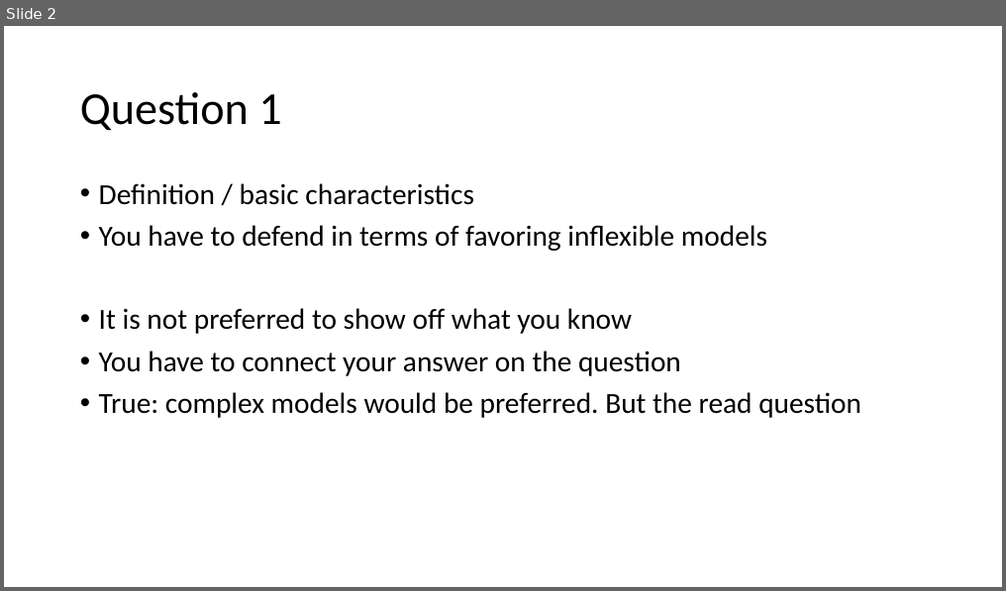
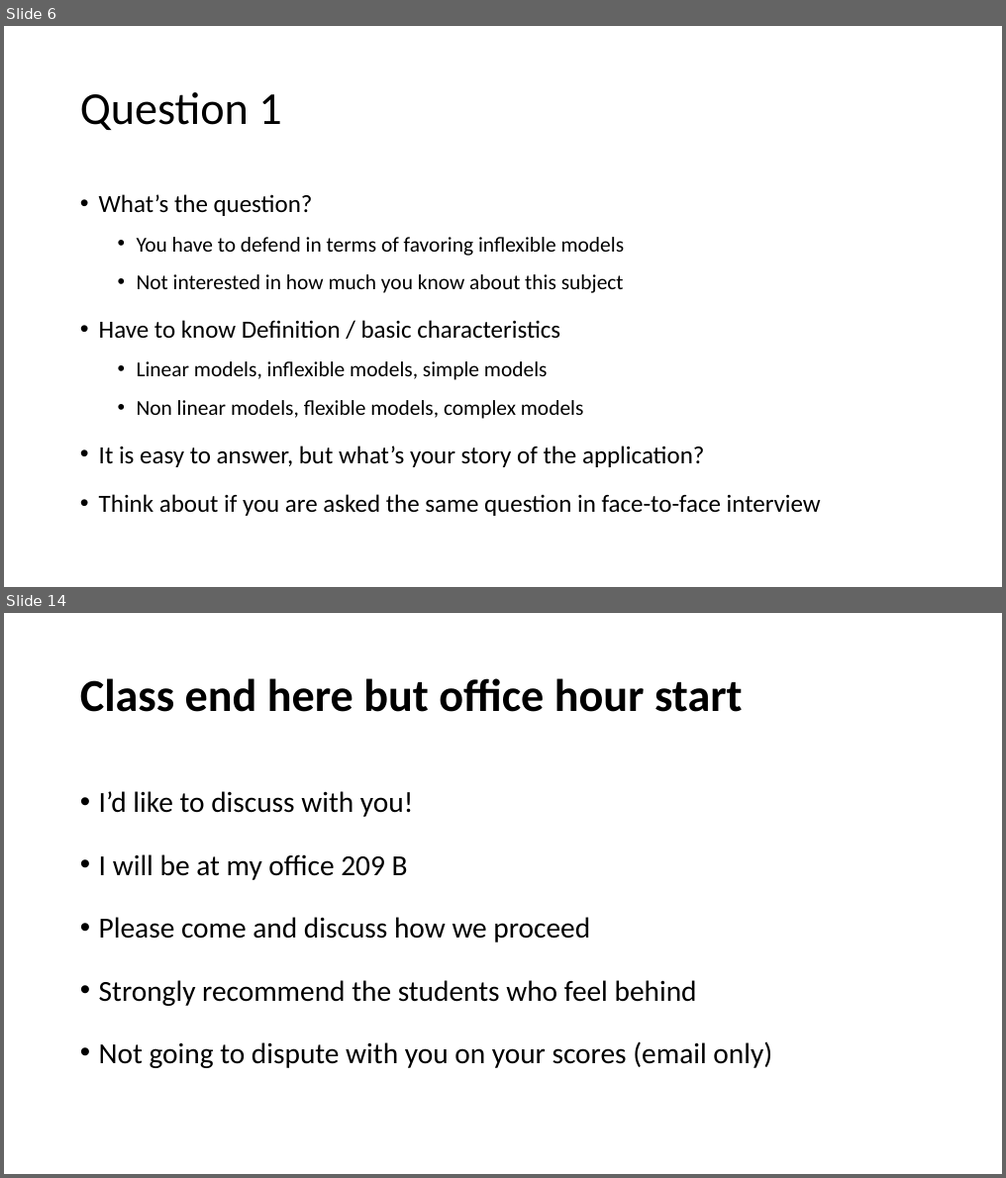
Before and after one commit to YeabinMoonEcon/BUS211, a slide deck: BUS212_ADA/exam/thoughts.pptx. Shown one above the other, each under a label of ours: slide 2 before the commit, slides 6 and 14 after it; the slides between them are not shown. The pictures are 1006x591 and 1006x1178 pixels, drawn with LibreOffice and Linux fonts; fonts in the diff are those of the drawing. Boxes give left, top, right and bottom in pixels: in the first picture for what was removed or moved away, otherwise in the second. Text is boxed around its words. In the diff, an @@ line names an element or a change of style, - is before the commit and + after.

```diff
--- a/BUS212_ADA/exam/thoughts.pptx
+++ b/BUS212_ADA/exam/thoughts.pptx
@@ slide 14 added at (4,613,1002,1174), background #FFFFFF @@
@@ title added at (80,678,743,712), 44 pt, text #000000, bold @@
+Class end here but office hour start
@@ text added at (99,791,772,1068), 28 pt, text #000000 @@
+• I’d like to discuss with you!
+• I will be at my office 209 B
+• Please come and discuss how we proceed
+• Strongly recommend the students who feel behind
+• Not going to dispute with you on your scores (email only)
@@ what was slide 2 is now slide 6 @@
@@ slide 6 changed as well @@
@@ text at (99,194,313,216): text changed; size 28 to 23.8 pt @@
-• Definition / basic characteristics
+• What’s the question?
@@ text at (137,237,625,256): size 28 to 20.4 pt in "You have to defend in terms of ..."; list level 1 to 2 in "You have to defend in ..."; line spacing 0.9 to 1.3 @@
@@ text at (99,274,821,516): text changed; size 28 to 23.8 pt @@
-• It is not preferred to show off what you know
-• You have to connect your answer on the question
-• True: complex models would be preferred. But the read question
+  • Not interested in how much you know about this subject
+• Have to know Definition / basic characteristics
+  • Linear models, inflexible models, simple models
+  • Non linear models, flexible models, complex models
+• It is easy to answer, but what’s your story of the application?
+• Think about if you are asked the same question in face-to-face interview
```
Also in this commit, not shown: 3 other slides changed, 9 other slides added, 2 slides removed, 7 other files.
